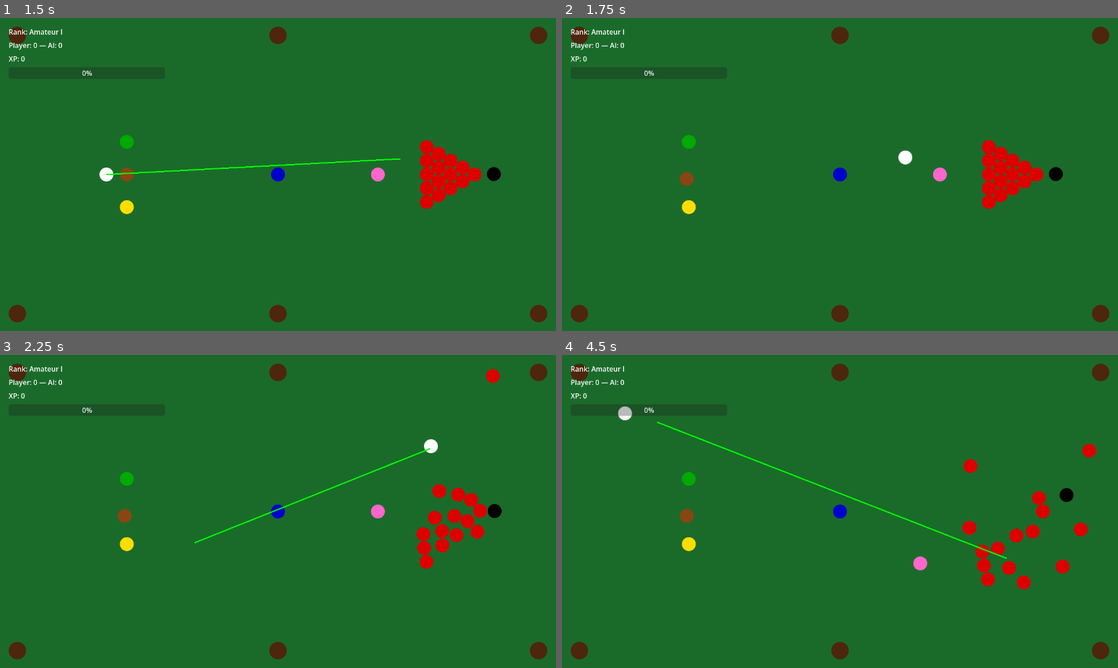
Above: before the commit, frames 1-4 (two rows, left to right).
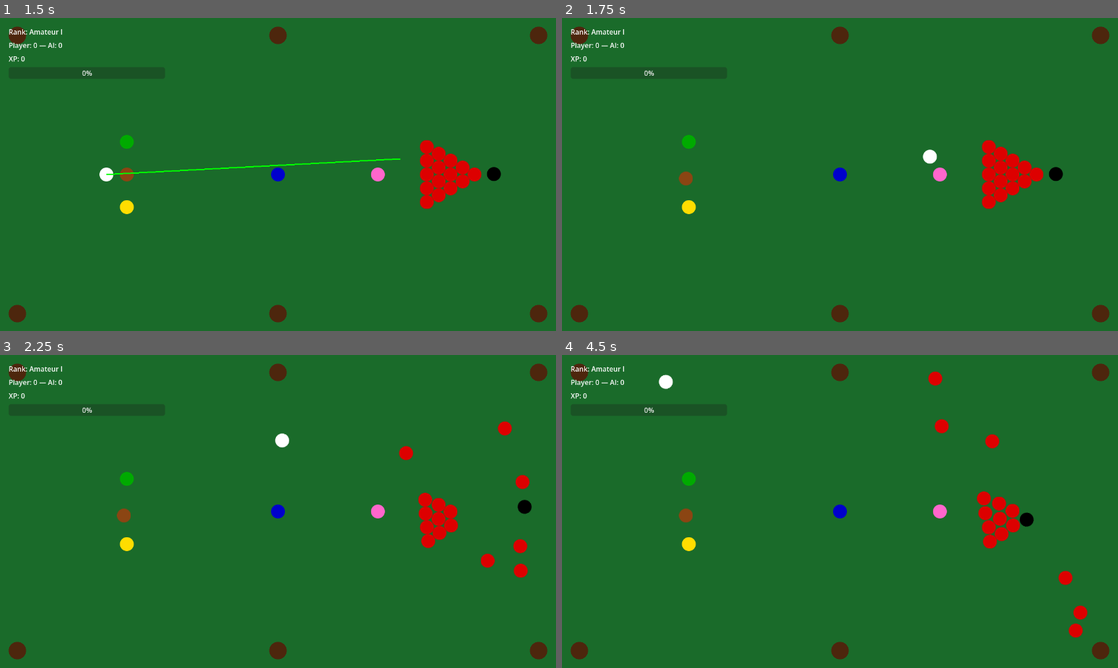
Above: after the commit, the same moments.

Repository: Aadityaryal/smart-snooker
Game: Godot game, scene res://scenes/menu.tscn
The game is run twice, just before and just after one commit, with the same random seed, the same clock (stepped at 60 frames per second) and the same inputs.
Inputs (mouse positions are in pixels of both pictures, inside the frame that each line leads up to):
- Up to frame 1 (1.5 s): click "Career Match" at 0.5 s; tap Enter at 1.25 s; move the mouse to (400, 158) at 1.27 s; click (400, 158) at 1.42 s
- Up to frame 2 (1.75 s): no input
- Up to frame 3 (2.25 s): drag from (166, 527) to (250, 574) at 2.02 s
- Up to frame 4 (4.5 s): move the mouse to (895, 442) at 2.77 s; click (895, 442) at 2.92 s; drag from (812, 574) to (673, 464) at 3.52 s; move the mouse to (1006, 558) at 4.27 s; click (1006, 558) at 4.42 s

Frame 1 is identical in both runs. In frame 2, 0.2% of the frame differs, in the area x 21-68%, y 42-54%; in frame 3, 2.8%; in frame 4, 3.7%, in the area x 10-97%, y 5-91%.

Commit message:
robust ball-stop detection, and API error handling

Diff:
--- a/gamified-system/project.godot
+++ b/gamified-system/project.godot
@@ -26,6 +26,9 @@
 
 [physics]
 
+common/physics_ticks_per_second=60
+common/max_physics_steps_per_frame=8
+2d/run_on_separate_thread=false
 3d/physics_engine="Jolt Physics"
 
 [rendering]
--- a/gamified-system/scripts/api_bridge.gd
+++ b/gamified-system/scripts/api_bridge.gd
@@ -49,15 +49,25 @@
 
 	_request_in_flight = true
 
-func _on_request_completed(_result: int, _response_code: int, _headers: PackedStringArray, body: PackedByteArray) -> void:
+func _on_request_completed(result: int, response_code: int, _headers: PackedStringArray, body: PackedByteArray) -> void:
 	_request_in_flight = false
 
+	if result != HTTPRequest.RESULT_SUCCESS:
+		emit_signal("recommendation_failed", "HTTP request failed with result code: " + str(result))
+		return
+
+	if response_code != 200:
+		emit_signal("recommendation_failed", "API server returned HTTP status code: " + str(response_code))
+		return
+
 	var response_text: String = body.get_string_from_utf8()
-	print(response_text)
+	if response_text.is_empty():
+		emit_signal("recommendation_failed", "API server returned an empty response")
+		return
 
 	var parsed_response: Variant = JSON.parse_string(response_text)
 	if typeof(parsed_response) != TYPE_DICTIONARY:
-		emit_signal("recommendation_failed", "Response is not a JSON object")
+		emit_signal("recommendation_failed", "Response is not a valid JSON object")
 		return
 
 	var response_data: Dictionary = parsed_response
--- a/gamified-system/scripts/table.gd
+++ b/gamified-system/scripts/table.gd
@@ -14,9 +14,12 @@
 var _career: Node = null
 var _xp_system: Node = null
 var _potted_balls: Array = []
+var is_rl_mode: bool = false
+var _just_shot: bool = false
 
 const MAX_DRAG_DISTANCE: float = 500.0
 const MAX_IMPULSE: float = 1500.0
+const STOP_THRESHOLD: float = 2.0 # Velocity threshold for balls to be considered stopped
 
 func _ready() -> void:
 	_api_bridge = preload("res://scripts/api_bridge.gd").new()
@@ -40,54 +43,146 @@
 	pockets_node.name = "Pockets"
 	add_child(pockets_node)
 
-	# Set all ball linear dampening to 2.0
-	for ball_node in _get_table_balls():
-		ball_node.linear_damp = 2.0
+	# Add pocket areas dynamically
+	var pocket_radius: float = 30.0
+	var pocket_positions: Array[Vector2] = [
+		Vector2(20, 20), Vector2(1260, 20),
+		Vector2(20, 700), Vector2(1260, 700),
+		Vector2(640, 20), Vector2(640, 700)
+	]
+
+	for pos in pocket_positions:
+		var area = Area2D.new()
+		var shape = CollisionShape2D.new()
+		var circle = CircleShape2D.new()
+		circle.radius = pocket_radius
+		shape.shape = circle
+		area.add_child(shape)
+		area.position = pos
+		area.body_entered.connect(_on_pocket_entered)
+		add_child(area)
+
+	# Adjusted Physics for "Snooker Cloth" feel
+	# Increased linear_damp (rolling resistance) and adjusted material friction
+	var ball_material = PhysicsMaterial.new()
+	ball_material.friction = 0.6  # Higher surface friction
+	ball_material.bounce = 0.7  # Snooker balls have lower bounce than billiards
+
+	for ball_node in _get_table_balls():
+		ball_node.physics_material_override = ball_material
+		ball_node.linear_damp = 1.2  # Higher damping to stop the "ice" effect
+		ball_node.angular_damp = 1.0 # Added angular damping to manage spin
 		ball_node.continuous_cd = RigidBody2D.CCD_MODE_CAST_SHAPE
-
-	_career.start_next_match()
 
 func _get_table_balls() -> Array:
 	var balls: Array = []
 	for child in get_children():
-		if child is RigidBody2D:
+		if child is RigidBody2D and not child.is_queued_for_deletion():
 			balls.append(child)
 	return balls
 
+func get_environment_state() -> Dictionary:
+	var state = {
+		"cue_ball": {
+			"pos": cue_ball.global_position,
+			"vel": cue_ball.linear_velocity
+		},
+		"other_balls": {}
+	}
+	for ball_node in _get_table_balls():
+		if ball_node != cue_ball:
+			state["other_balls"][ball_node.name] = {
+				"pos": ball_node.global_position,
+				"vel": ball_node.linear_velocity,
+				"potted": _potted_balls.has(ball_node.name)
+			}
+	return state
+
+func reset_game() -> void:
+	# Reset game state
+	_potted_balls.clear()
+	_player_turn = true
+	_ball_potted_this_turn = false
+	waiting_for_ball_stop = false
+
+	# Reset career scores
+	_career.player_score = 0
+	_career.ai_score = 0
+
+	# Reposition all balls to initial spots
+	for ball_node in _get_table_balls():
+		if not is_instance_valid(ball_node):
+			continue
+		ball_node.linear_velocity = Vector2.ZERO
+		ball_node.angular_velocity = 0
+
+	# Update HUD
+	var hud_root = _career.get_node_or_null("HUD/Control/VBoxContainer")
+	if hud_root:
+		_career.update_hud(
+			hud_root.get_node_or_null("RankLabel"),
+			hud_root.get_node_or_null("ScoreLabel"),
+			hud_root.get_node_or_null("XpLabel"),
+			hud_root.get_node_or_null("XpProgressBar"),
+			_xp_system, 0, 0
+		)
+
+# Revised: Apply shot with spin (English)
+# offset: Vector2 representing where the cue hits the ball (-1 to 1 range for x/y)
+func execute_agent_shot(impulse_vector: Vector2, offset: Vector2 = Vector2.ZERO) -> void:
+	if waiting_for_ball_stop:
+		return
+
+	# Offset determines the "English" (spin)
+	# Normalizing offset to be within ball radius
+	var contact_point = offset * 5.0
+	cue_ball.apply_impulse(contact_point, impulse_vector)
+
+	waiting_for_ball_stop = true
+	_just_shot = true
+	_ball_potted_this_turn = false
+
+func get_game_result() -> Dictionary:
+	var result = {
+		"is_over": false,
+		"winner": null,
+		"reward": 0
+	}
+
+	# Logic: If someone hit 75 points
+	if _career.player_score >= 75:
+		result.is_over = true
+		result.winner = "player"
+		result.reward = 100
+	elif _career.ai_score >= 75:
+		result.is_over = true
+		result.winner = "ai"
+		result.reward = -100
+
+	return result
+
+func _on_pocket_entered(body: Node) -> void:
+	if body is RigidBody2D and not _potted_balls.has(body.name):
+		_potted_balls.append(body.name)
+		body.queue_free()
+		_ball_potted_this_turn = true
+		if _career != null:
+			if _player_turn:
+				_career.add_player_points(1)
+			else:
+				_career.add_ai_points(1)
+
+			var hud_root = _career.get_node_or_null("HUD/Control/VBoxContainer")
+			if hud_root:
+				_career.update_hud(
+					hud_root.get_node_or_null("RankLabel"),
+					hud_root.get_node_or_null("ScoreLabel"),
+					hud_root.get_node_or_null("XpLabel"),
+					hud_root.get_node_or_null("XpProgressBar"),
+					_xp_system, _career.player_score, _career.ai_score
+				)
+
 func _physics_process(_delta: float) -> void:
-	# Check for potted balls every physics frame
-	# Pocket positions inset 40 pixels from corners and top/bottom middle
-	var pocket_positions: Array = [
-		Vector2(20, 20), # Top left (inset)
-		Vector2(1260, 20), # Top right (inset)
-		Vector2(20, 700), # Bottom left (inset)
-		Vector2(1260, 700), # Bottom right (inset)
-		Vector2(640, 20), # Top middle (inset from top)
-		Vector2(640, 700), # Bottom middle (inset from bottom)
-	]
-	var pocket_radius: float = 30.0
-
-	for ball_node in _get_table_balls():
-		if _potted_balls.has(ball_node.name):
-			continue
-		var pos: Vector2 = ball_node.global_position
-		for pocket_pos in pocket_positions:
-			if pos.distance_to(pocket_pos) <= pocket_radius:
-				_potted_balls.append(ball_node.name)
-				ball_node.queue_free()
-				_ball_potted_this_turn = true
-				if _career != null:
-					if _player_turn:
-						_career.add_player_points(1)
-					else:
-						_career.add_ai_points(1)
-					var rank_label: Label = _career.get_node_or_null("HUD/Control/VBoxContainer/RankLabel")
-					var score_label: Label = _career.get_node_or_null("HUD/Control/VBoxContainer/ScoreLabel")
-					var xp_label: Label = _career.get_node_or_null("HUD/Control/VBoxContainer/XpLabel")
-					var xp_bar: ProgressBar = _career.get_node_or_null("HUD/Control/VBoxContainer/XpProgressBar")
-					_career.update_hud(rank_label, score_label, xp_label, xp_bar, _xp_system, _career.player_score, _career.ai_score)
-				break
-
 	if _ai_shot_pending:
 		_ai_shot_timer -= _delta
 		if _ai_shot_timer <= 0.0:
@@ -95,13 +190,22 @@
 			_ball_potted_this_turn = false
 			_ai_take_visual_shot()
 			waiting_for_ball_stop = true
+			_just_shot = true
 
 	if waiting_for_ball_stop:
-		var ball_velocity_length: float = cue_ball.linear_velocity.length()
-		if ball_velocity_length < 2.0:
+		if _just_shot:
+			_just_shot = false
+			return
+		# First issue: The turn-end check must loop over ALL physics children on the table.
+		# Only proceed if all balls have stopped moving below the threshold.
+		if _are_all_balls_stopped():
+			# All balls have stopped, so we can unset the flag.
 			waiting_for_ball_stop = false
-			# wait for 1 sec
-			await get_tree().create_timer(1.0).timeout
+
+			# Wait for 1 second to ensure full stability and allow players to observe the outcome.
+			# Bypass this wait entirely when in RL mode to allow fast simulation.
+			if not is_rl_mode:
+				await get_tree().create_timer(1.0).timeout
 
 			if _player_turn:
 				# Player's turn just finished
@@ -112,7 +216,7 @@
 					# No ball potted, AI's turn
 					_player_turn = false
 					_ai_shot_pending = true
-					_ai_shot_timer = 1.0
+					_ai_shot_timer = 0.0 if is_rl_mode else 1.0
 			else:
 				# AI's turn just finished, back to player
 				_player_turn = true
@@ -150,7 +254,15 @@
 	_career.check_frame_winner()
 
 func _input(event: InputEvent) -> void:
+	# Second issue: The shot input handler must check this same all-balls-stopped condition
+	# before allowing any new shot.
+	# If 'waiting_for_ball_stop' is true, it means balls are currently in motion
+	# or we are in the post-shot 1-second delay. In either case, no new shot should be allowed.
+	if waiting_for_ball_stop:
+		return # Ignore all input if balls are moving or turn logic is processing.
+
 	if event is InputEventMouseButton and event.button_index == MOUSE_BUTTON_LEFT:
+		# Added a check for whose turn it is to prevent player from shooting during AI's turn
 		if event.pressed:
 			aiming = true
 			_ensure_aim_line()
@@ -195,12 +307,28 @@
 	var final_impulse: float = min(impulse_strength * 2.0, 4000.0)
 	cue_ball.apply_central_impulse(direction.normalized() * final_impulse)
 	waiting_for_ball_stop = true
+	_just_shot = true
 	_ball_potted_this_turn = false
 
 func _clear_aim_line() -> void:
 	if aim_line != null and is_instance_valid(aim_line):
 		aim_line.queue_free()
 	aim_line = null
+
+## First issue: Helper function to check if all physics children (balls) are stopped.
+func _are_all_balls_stopped() -> bool:
+	for ball_node in _get_table_balls():
+		# Check the linear velocity length against the defined STOP_THRESHOLD.
+		if ball_node.linear_velocity.length() >= STOP_THRESHOLD:
+			return false # At least one ball is still moving fast.
+
+	# Only freeze and sleep all balls once the entire table has slowed below the threshold.
+	for ball_node in _get_table_balls():
+		ball_node.linear_velocity = Vector2.ZERO
+		ball_node.angular_velocity = 0.0
+		ball_node.sleeping = true
+	return true
+
 
 func _ai_take_visual_shot() -> void:
 	var available_balls: Array = []
@@ -217,6 +345,7 @@
 	var final_impulse: float = min(impulse_strength * 2.0, 2500.0)
 	cue_ball.apply_central_impulse(direction * final_impulse)
 	waiting_for_ball_stop = true
+	_just_shot = true
 
 
 class PocketDrawer extends Node2D:
